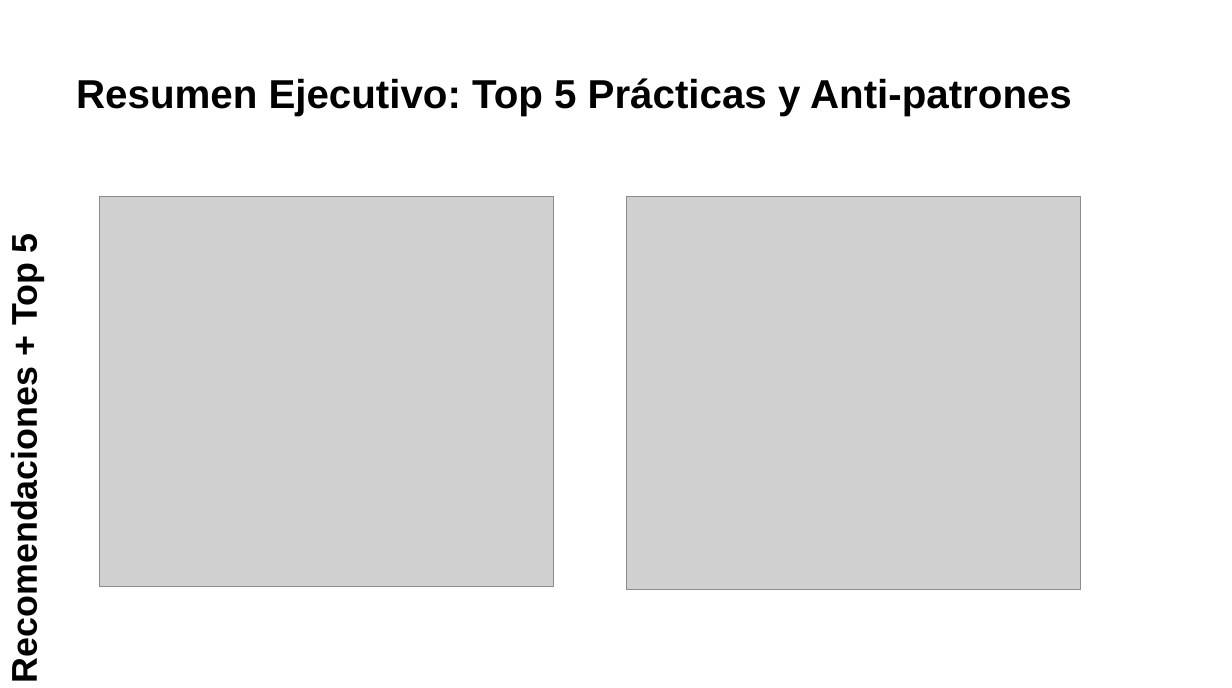
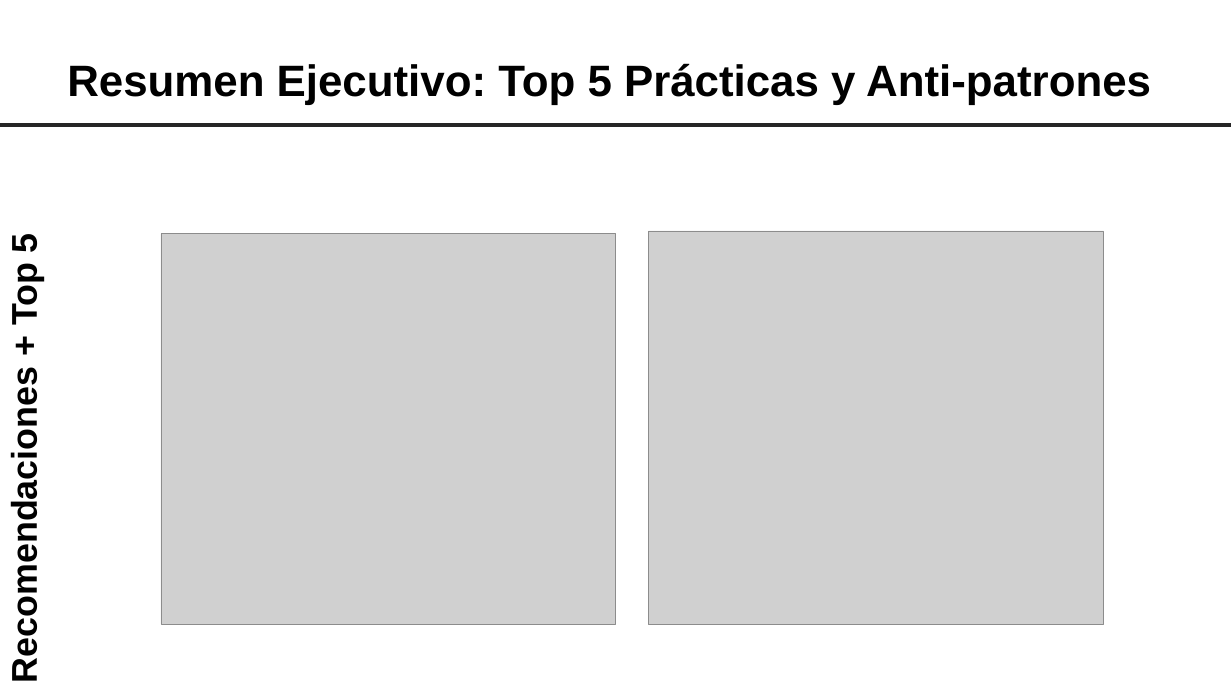
Before and after one commit to DCC-M10/qa-doctorado-2026-equipo1, a slide deck: slide 14 of final/Equipo 1 - IA para análisis de fallos y calidad operativa.pptx. Drawn at 1232x688 pixels with LibreOffice and Linux fonts; fonts in the diff are those of the drawing; grey boxes stand for pictures; background and template pictures are left out. Boxes give left, top, right and bottom in pixels: in the first picture for what was removed or moved away, otherwise in the second. Text is boxed around its words. In the diff, an @@ line names an element or a change of style, - is before the commit and + after.

```diff
--- a/final/Equipo 1 - IA para análisis de fallos y calidad operativa.pptx
+++ b/final/Equipo 1 - IA para análisis de fallos y calidad operativa.pptx
@@ text "Resumen Ejecutivo: Top 5 Prácticas ...": place and size @@
-text "Resumen Ejecutivo: Top 5 Prácticas ..." at [76,78,1072,116]
+text "Resumen Ejecutivo: Top 5 Prácticas ..." at [67,63,1151,105]
@@ text "Resumen Ejecutivo: Top 5 Prácticas ..." at [67,63,1151,105]: size 45 to 49 pt; alignment left to centre @@
@@ line added from (0, 124) to (1231, 124), #262626 4.5 pt @@
@@ picture: place and size @@
-picture at [99,196,554,586]
+picture at [161,233,616,623]
@@ picture: place and size @@
-picture at [626,196,1080,589]
+picture at [649,231,1103,624]
```
Also in this commit, not shown: 6 other slides changed.
